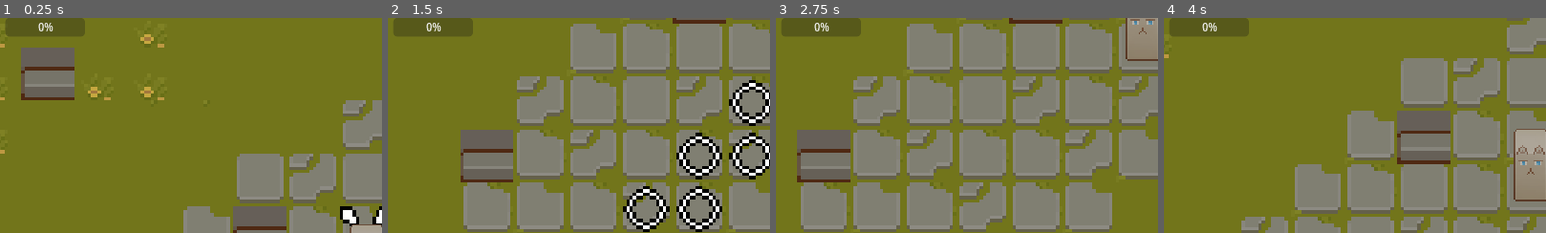
Above: before the commit, frames 1-4 (left to right).
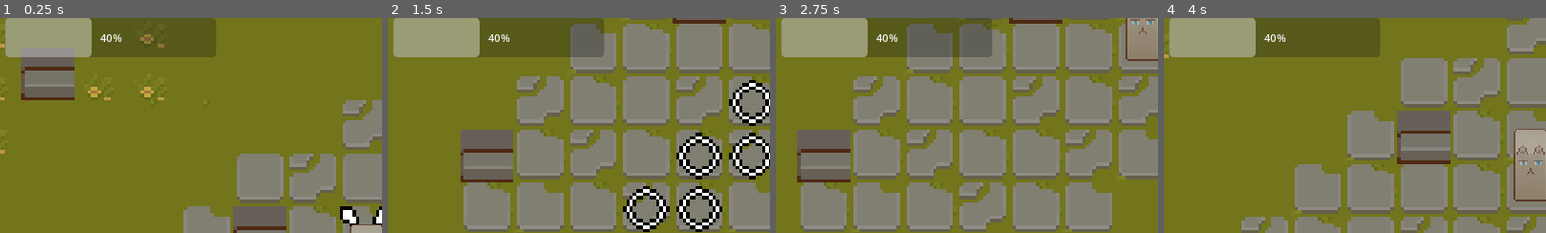
Above: after the commit, the same moments.

Repository: yuivan0352/godot-element-game
Game: Godot game, scene res://World.tscn
Same seed, same stepped clock (60 frames per second), same inputs: the game is played once before the commit and once after it.
Inputs (mouse positions are % of the whole screen's width and height, from its top left):
- Up to frame 1 (0.25 s): no input
- Up to frame 2 (1.5 s): tap Enter at 0.5 s; move the mouse to (72, 45) at 0.52 s; hold S (cam_down) 0.53-1.28 s; tap Space at 1.25 s; move the mouse to (30, 55) at 1.27 s; tap A (cam_left) at 1.35 s
- Up to frame 3 (2.75 s): tap Enter at 2 s; move the mouse to (60, 28) at 2.02 s; hold D (cam_right) from 2.03 s (still down)
- Up to frame 4 (4 s): tap Space at 2.75 s; move the mouse to (45, 70) at 2.77 s; release D (cam_right) at 2.78 s; tap W (cam_up) at 2.85 s; tap Enter at 3.5 s; move the mouse to (80, 65) at 3.52 s; press the mouse at (80, 65) at 3.53 s
The pictures show only the part of the screen within x 0-50%, y 0-50%; the shares and areas given below are measured in that part.

The runs differ from the first frame. In frame 1, 9.9% of the frame differs, in the area x 1-57%, y 0-19%; in frame 2, 10%; in frame 3, 9.9%; in frame 4, 10%.

Commit message:
changing healthbar

Diff:
--- a/Character/Character.gd
+++ b/Character/Character.gd
@@ -14,7 +14,6 @@
 signal turn_complete
 signal char_moving
 # just to test health
-signal update_characterhealth
 
 func _ready():
 	print("Health: %s" % char_stats.health)
@@ -107,10 +106,7 @@
 				current_point_path.clear()
 				turn_complete.emit()
 
-			emit_signal("update_characterhealth", char_stats.health)
-
 func take_damage(damageAmount):
 	char_stats.health -= damageAmount
 	if char_stats.health <= 0:
 		char_stats.health = 0
-	emit_signal("update_characterhealth", char_stats.health)
--- a/TurnQueue.gd
+++ b/TurnQueue.gd
@@ -6,7 +6,7 @@
 var prev_char : Character
 @onready var overview_camera = $"../OverviewCamera"
 
-signal active(active_char)
+signal char
 
 func _ready():
 	var characters = get_children()
@@ -15,7 +15,7 @@
 	for i in characters.size():
 		characters[i].turn_complete.connect(_play_turn)
 		characters[i].char_moving.connect(transition_character_cam)
-	active.emit(active_char)
+	emit_signal("char", active_char)
 
 func transition_character_cam():
 	overview_camera.track_char_cam(active_char)
@@ -24,7 +24,7 @@
 	var new_index = (active_char.get_index() + 1) % get_child_count()
 	prev_char = active_char
 	active_char = get_child(new_index)
-	active.emit(active_char)
+	emit_signal("char", active_char)
 	overview_camera.transition_camera(prev_char.find_child("CharacterCamera"), active_char.find_child("CharacterCamera"))
 	#print(active_char.find_child("CharacterCamera").enabled)
 	overview_camera.make_current()
--- /dev/null
+++ b/UI/HealthBar.tscn
@@ -0,0 +1,15 @@
+[gd_scene load_steps=2 format=3 uid="uid://l5f56njyk6gi"]
+
+[ext_resource type="Script" path="res://UI/HealthLabel.gd" id="1_t4jns"]
+
+[node name="HealthBar" type="HBoxContainer"]
+offset_right = 84.0
+offset_bottom = 40.0
+
+[node name="TextureProgressBar" type="TextureProgressBar" parent="."]
+layout_mode = 2
+
+[node name="HealthLabel" type="Label" parent="."]
+layout_mode = 2
+text = "5 / 8"
+script = ExtResource("1_t4jns")
--- a/UI/StatUI.gd
+++ b/UI/StatUI.gd
@@ -1,7 +1,14 @@
 extends Control
 
 @onready var healthBar = $CharacterHealthBar
+var health
 
 func _on_character_update_characterhealth(health):
+	#print(health)
+	#healthBar.value = health
+	pass
+
+func _on_turn_queue_char(active_char):
+	health = active_char.char_stats.health
 	print(health)
 	healthBar.value = health
--- a/World.tscn
+++ b/World.tscn
@@ -827,8 +827,8 @@
 [node name="CharacterHealthBar" type="ProgressBar" parent="StatLayer/StatUI"]
 layout_mode = 0
 offset_left = 8.0
-offset_right = 128.0
-offset_bottom = 27.0
+offset_right = 326.0
+offset_bottom = 59.0
 
 [node name="OverviewCamera" parent="." instance=ExtResource("5_qj4ji")]
 
@@ -838,14 +838,13 @@
 
 [node name="Character" parent="TurnQueue" instance=ExtResource("6_74pcq")]
 position = Vector2(8, -8)
-char_stats = SubResource("Resource_g21b6")
+char_stats = SubResource("Resource_tol5p")
 
 [node name="Character2" parent="TurnQueue" instance=ExtResource("6_74pcq")]
 position = Vector2(-8, 8)
-char_stats = SubResource("Resource_f7d4q")
+char_stats = SubResource("Resource_1omey")
 
 [node name="Character3" parent="TurnQueue" instance=ExtResource("6_74pcq")]
 position = Vector2(24, 24)
 
-[connection signal="active" from="TurnQueue" to="StatLayer" method="_on_active_char"]
-[connection signal="update_characterhealth" from="TurnQueue/Character" to="StatLayer/StatUI" method="_on_character_update_characterhealth"]
+[connection signal="char" from="TurnQueue" to="StatLayer/StatUI" method="_on_turn_queue_char"]
Not shown: 2 places in World.tscn that only renumber resources
